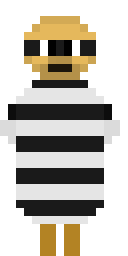
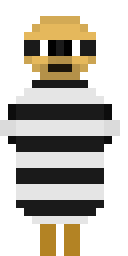
Layers edited between the first and the second w=128, h=256 image:
renamed "Background" to "Pisoner.psd", painted on it over [8, 136, 112, 144]
